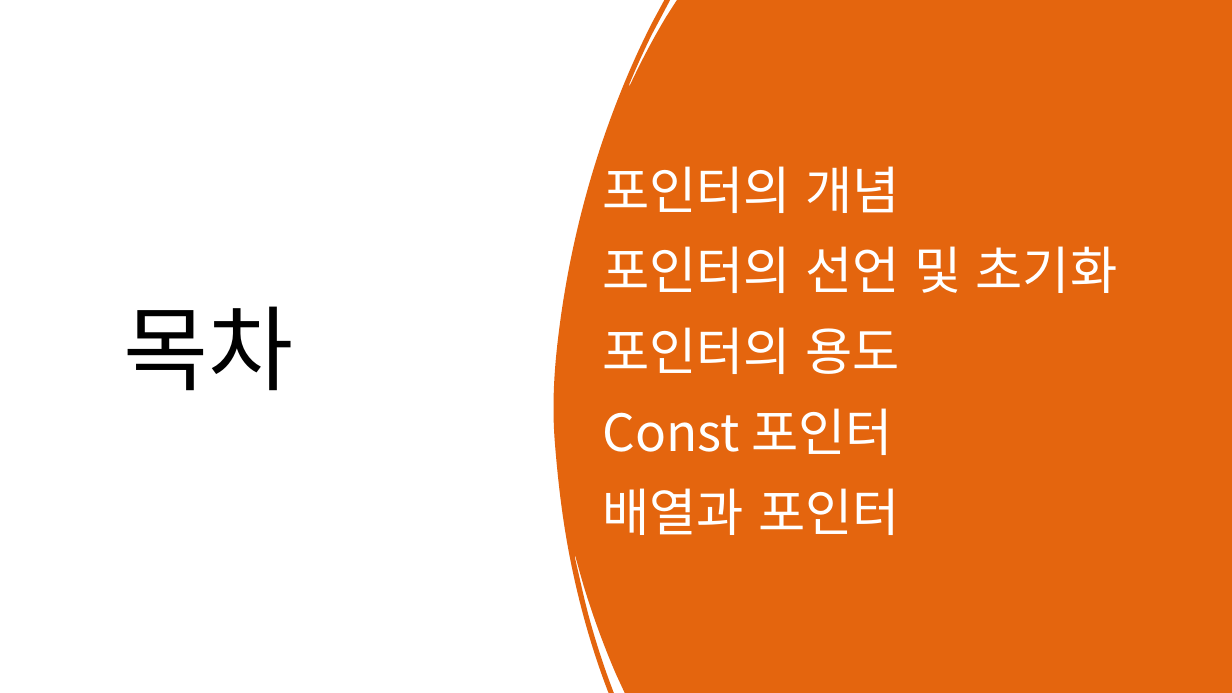
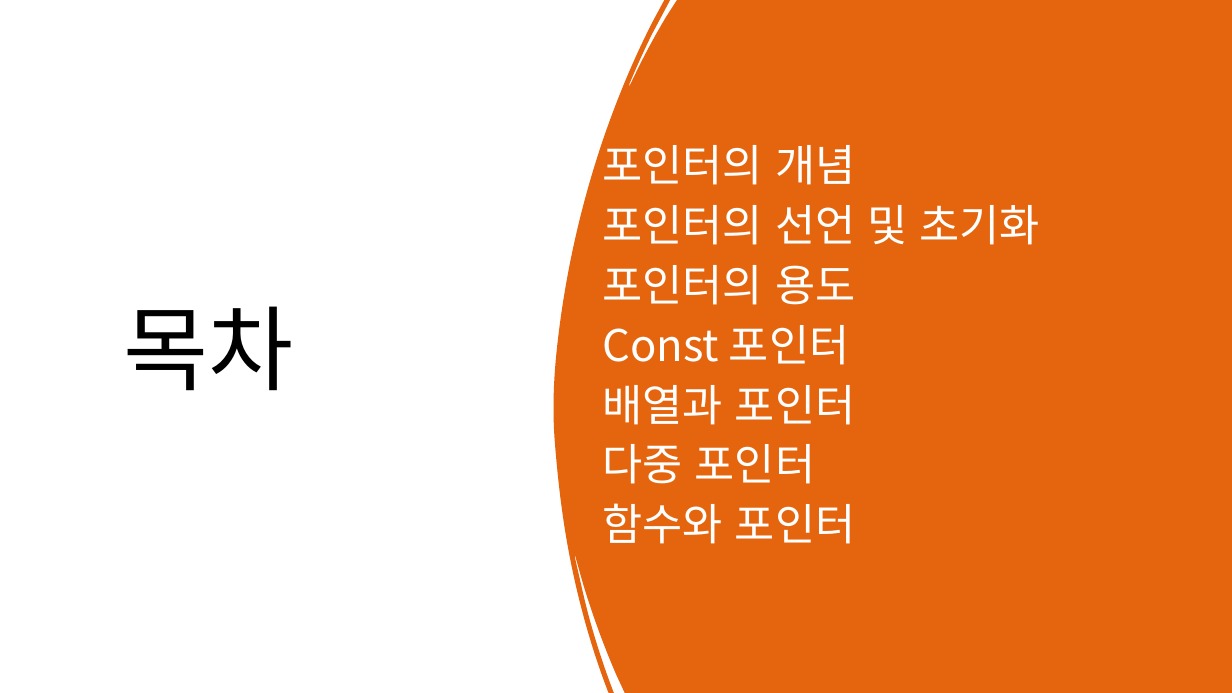
Before and after one commit to BlissSiu/reference, a slide deck: slide 2 of 포인터.pptx. Drawn at 1232x693 pixels with LibreOffice and Linux fonts; fonts in the diff are those of the drawing. Boxes give left, top, right and bottom in pixels: in the first picture for what was removed or moved away, otherwise in the second. Text is boxed around its words. In the diff, an @@ line names an element or a change of style, - is before the commit and + after.

```diff
--- a/포인터.pptx
+++ b/포인터.pptx
@@ text at (603, 137, 1040, 425): size 40 to 34 pt in "포인터의 개념", "포인터의 선언 및 초기화", "포인터의 용도", "Const 포인터" and 1 more places; line spacing 1.1 to 0.9 @@
@@ text at (603, 444, 855, 544): paragraphs added @@
+다중 포인터
+함수와 포인터
```
Also in this commit, not shown: 1 other slide changed, 3 slides added, 37 other files.
